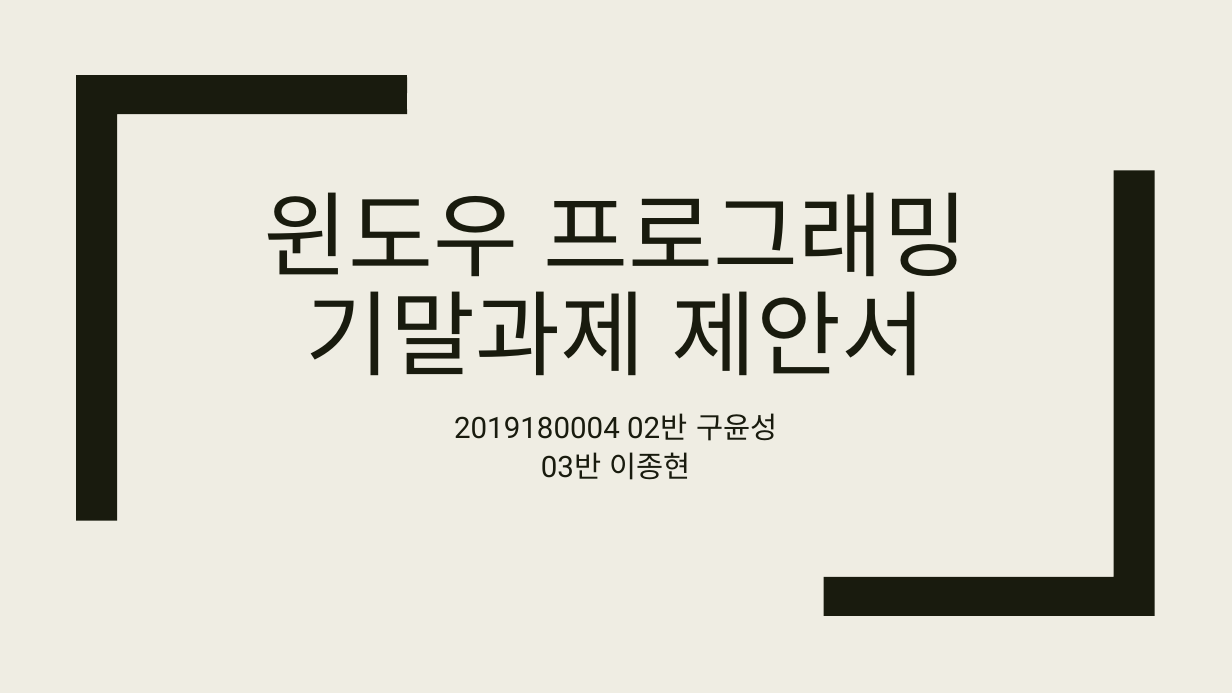
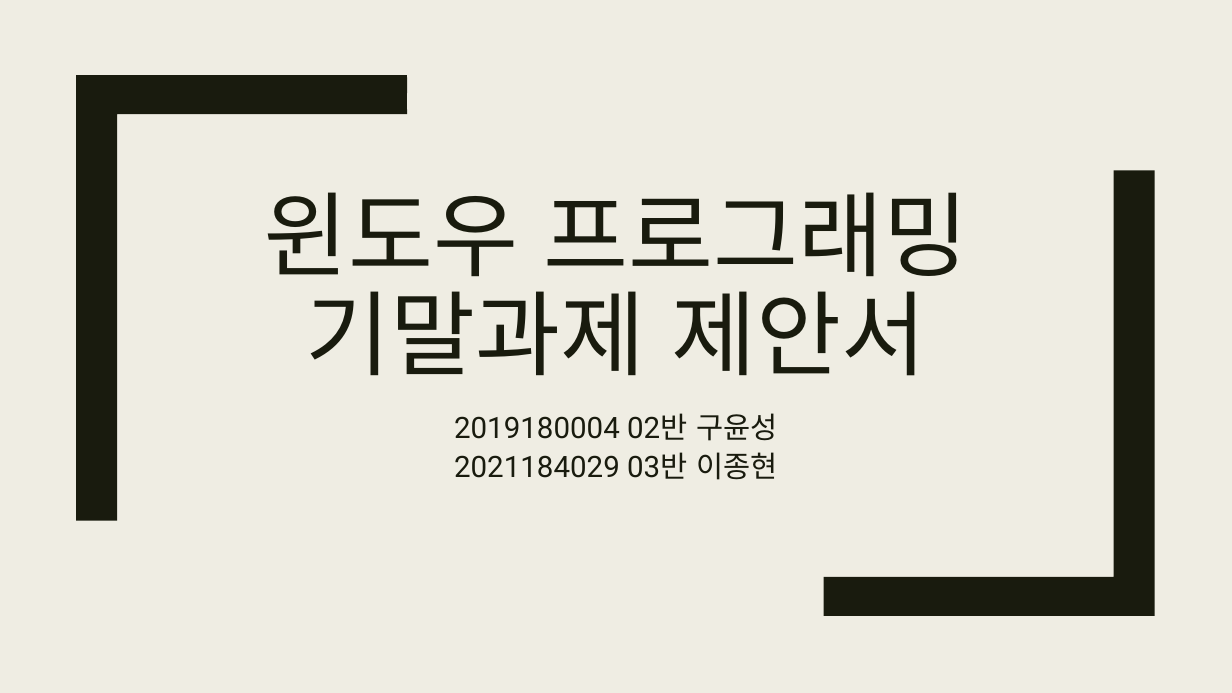
Before and after one commit to yungaeng/WindowProgrammingFinal, a slide deck: slide 1 of 기말 프로젝트 제안서.pptx. Drawn at 1232x693 pixels with LibreOffice and Linux fonts; fonts in the diff are those of the drawing. Boxes give left, top, right and bottom in pixels: in the first picture for what was removed or moved away, otherwise in the second. Text is boxed around its words. In the diff, an @@ line names an element or a change of style, - is before the commit and + after.

Commit message:
깃발 추가 / 제안서변경

```diff
--- a/기말 프로젝트 제안서.pptx
+++ b/기말 프로젝트 제안서.pptx
@@ subtitle at [454,452,777,480]: text changed @@
-03반 이종현
+2021184029 03반 이종현
```
Also in this commit, not shown: 2 other slides changed, 3 slides added, 5 slides removed, 5 other files.
